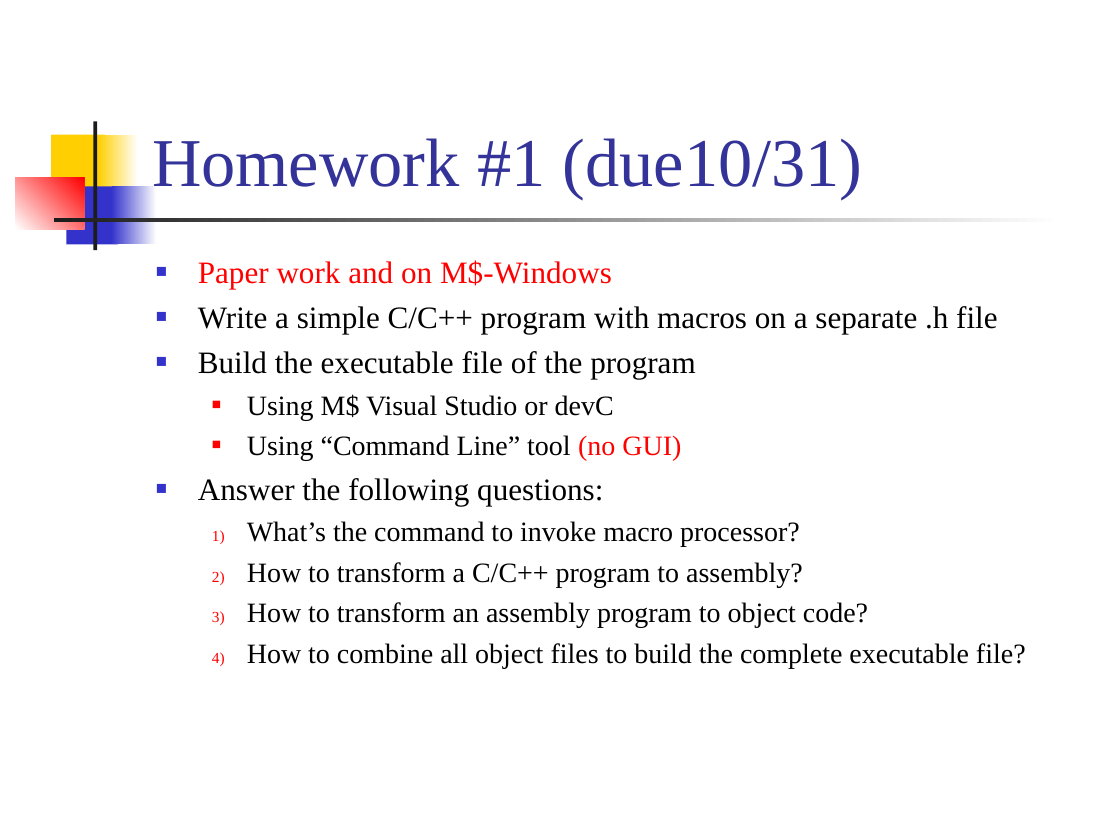
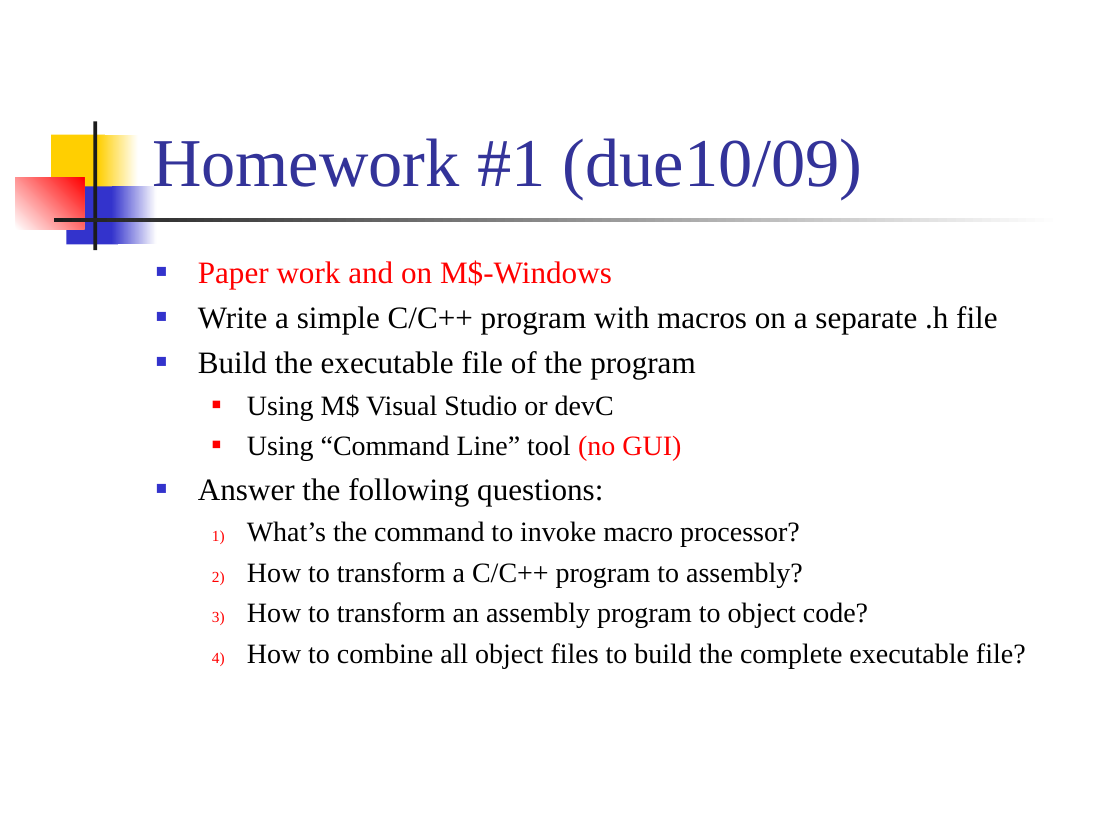
Before and after one commit to CGUSystemCourses/Unix-2015, a slide deck: slide 30 of Lectures/lec02-1st_prog/lec02-first_prog.ppt. Drawn at 1120x840 pixels with LibreOffice and Linux fonts; fonts in the diff are those of the drawing. Boxes give left, top, right and bottom in pixels: in the first picture for what was removed or moved away, otherwise in the second. Text is boxed around its words. In the diff, an @@ line names an element or a change of style, - is before the commit and + after.

Commit message:
Final review for the lecture
with demo code attached

```diff
--- a/Lectures/lec02-1st_prog/lec02-first_prog.ppt
+++ b/Lectures/lec02-1st_prog/lec02-first_prog.ppt
@@ title at (152, 138, 863, 199): text changed @@
-Homework #1 (due10/31)
+Homework #1 (due10/09)
```
Also in this commit, not shown: 6 other files.
